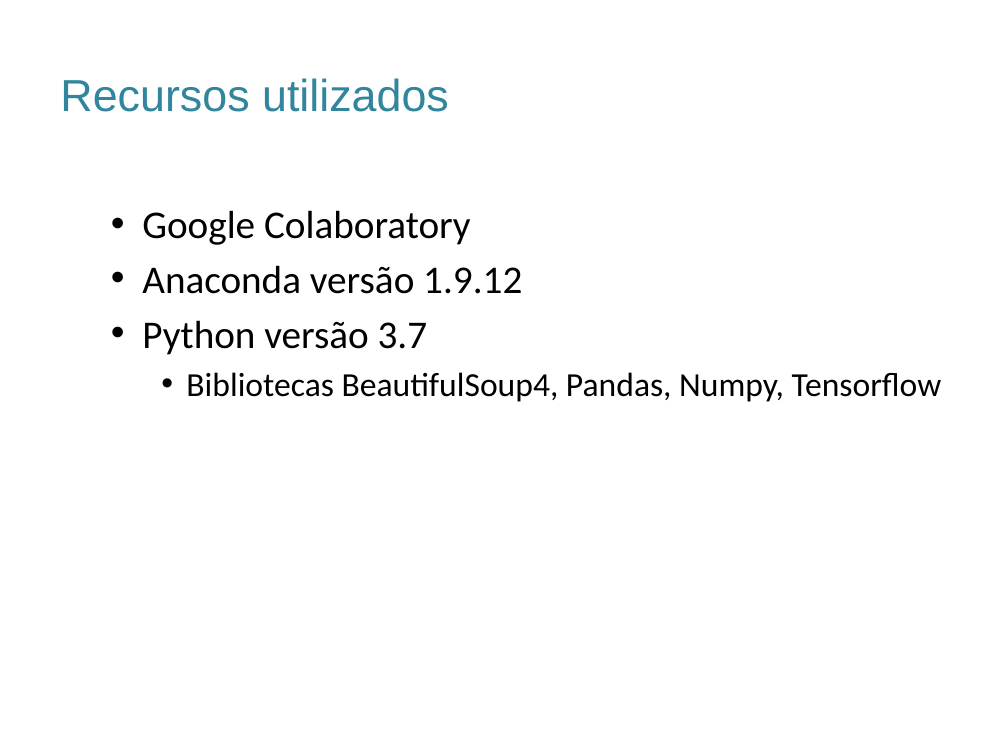
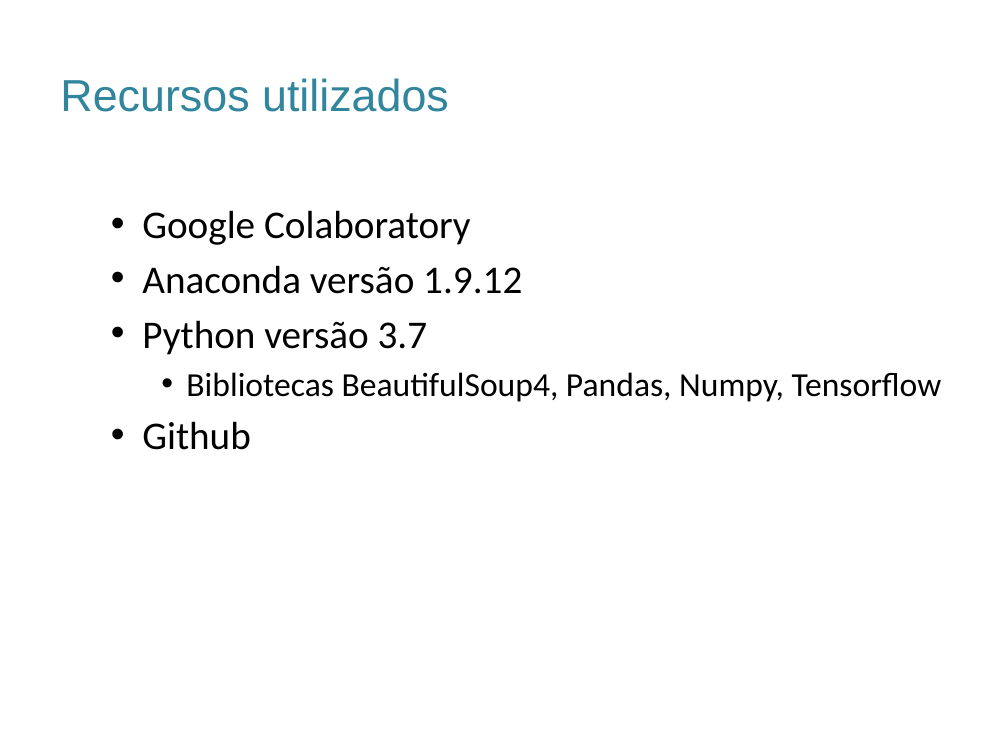
Before and after one commit to rdruzian/TCC-Sumarizacao, a slide deck: slide 7 of Documentos/ModeloApresentaçãoFacens_Sugestão.pptx. Drawn at 1008x756 pixels with LibreOffice and Linux fonts; fonts in the diff are those of the drawing; background and template pictures are left out. Boxes give left, top, right and bottom in pixels: in the first picture for what was removed or moved away, otherwise in the second. Text is boxed around its words. In the diff, an @@ line names an element or a change of style, - is before the commit and + after.

Commit message:
Adicionado github nos recursos

```diff
--- a/Documentos/ModeloApresentaçãoFacens_Sugestão.pptx
+++ b/Documentos/ModeloApresentaçãoFacens_Sugestão.pptx
@@ text at (142,421,250,450): paragraph added @@
+  • Github
```
Also in this commit, not shown: 1 other slide changed.
